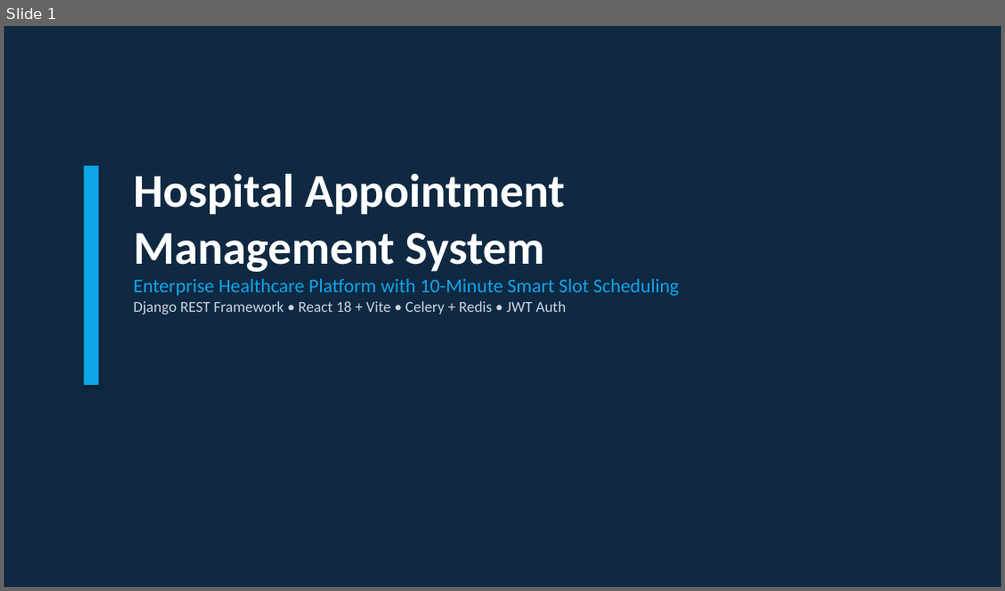
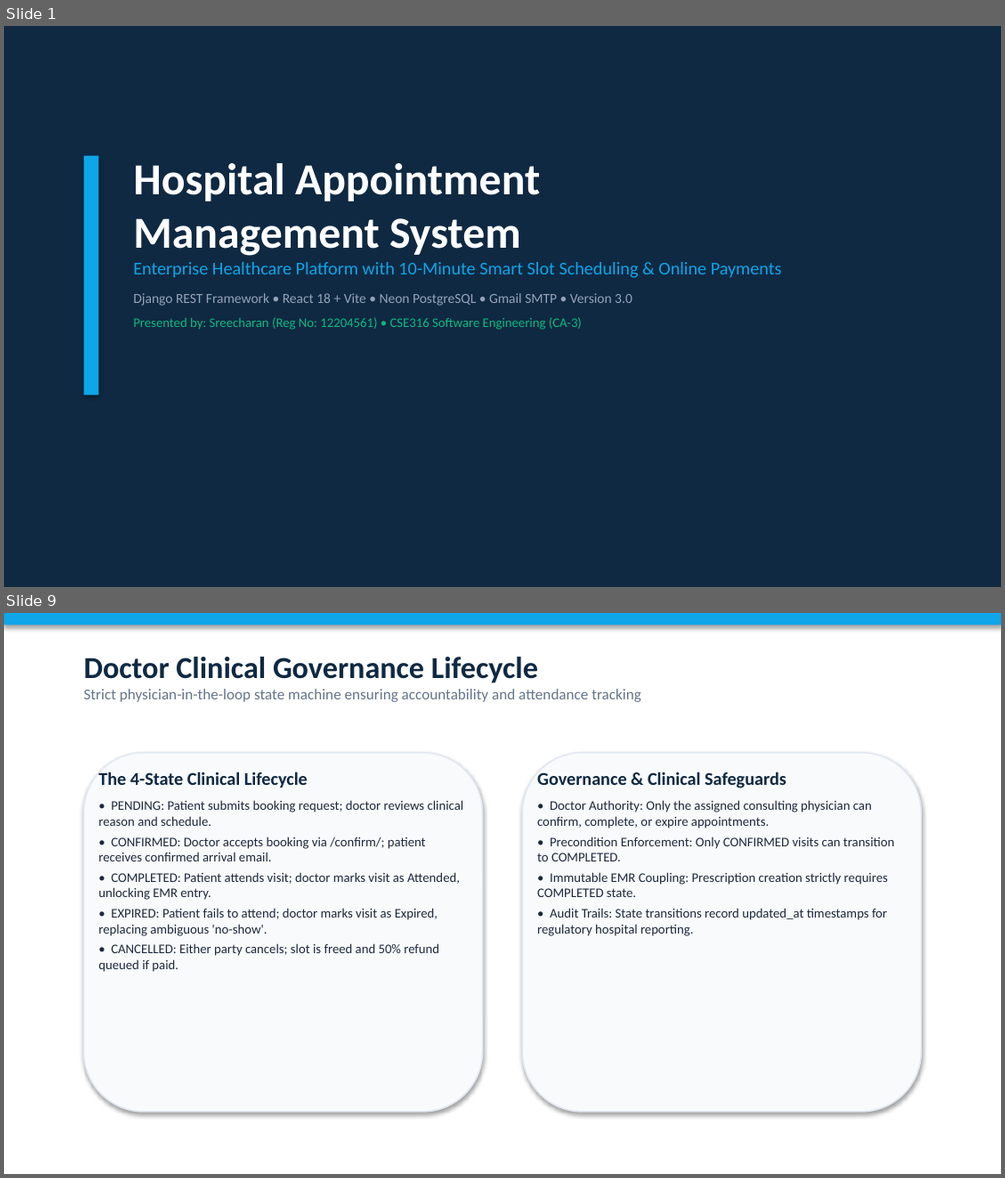
Before and after one commit to Sreecharan01/Hospital-Management-System, a slide deck: hospital_management_system.pptx. Shown one above the other, each under a label of ours: slide 1 before the commit, slides 1 and 9 after it; the slides between them are not shown. The pictures are 1005x591 and 1005x1178 pixels, drawn with LibreOffice and Linux fonts; fonts in the diff are those of the drawing. Boxes give left, top, right and bottom in pixels: in the first picture for what was removed or moved away, otherwise in the second. Text is boxed around its words. In the diff, an @@ line names an element or a change of style, - is before the commit and + after.

Commit message:
feat(presentation): update 16-slide PPTX with INR payments, 50% refund, live Gmail SMTP, and cloud deployment

```diff
--- a/hospital_management_system.pptx
+++ b/hospital_management_system.pptx
@@ slide 9 added at (4, 613, 1001, 1174), background #FFFFFF @@
@@ rectangle added at (4, 613, 1001, 625), fill #0EA5E9 @@
@@ text added at (84, 657, 641, 702), 11 pt, text #64748B @@
+Doctor Clinical Governance Lifecycle
+Strict physician-in-the-loop state machine ensuring accountability and attendance tracking
@@ rounded rectangle added at (84, 753, 483, 1111), fill #F8FAFC, outline #E2E8F0 1 pt @@
@@ text added at (98, 771, 464, 972), 9.5 pt, text #1E293B @@
+The 4-State Clinical Lifecycle
+• PENDING: Patient submits booking request; doctor reviews clinical reason and schedule.
+• CONFIRMED: Doctor accepts booking via /confirm/; patient receives confirmed arrival email.
+• COMPLETED: Patient attends visit; doctor marks visit as Attended, unlocking EMR entry.
+• EXPIRED: Patient fails to attend; doctor marks visit as Expired, replacing ambiguous 'no-show'.
+• CANCELLED: Either party cancels; slot is freed and 50% refund queued if paid.
@@ rounded rectangle added at (522, 753, 921, 1111), fill #F8FAFC, outline #E2E8F0 1 pt @@
@@ text added at (537, 771, 894, 936), 9.5 pt, text #1E293B @@
+Governance & Clinical Safeguards
+• Doctor Authority: Only the assigned consulting physician can confirm, complete, or expire appointments.
+• Precondition Enforcement: Only CONFIRMED visits can transition to COMPLETED.
+• Immutable EMR Coupling: Prescription creation strictly requires COMPLETED state.
+• Audit Trails: State transitions record updated_at timestamps for regulatory hospital reporting.
@@ slide 1 changed as well @@
@@ rectangle: place and size @@
-rectangle at (84, 166, 98, 385)
+rectangle at (84, 156, 98, 394)
@@ text "Hospital Appointment Management System": place and size @@
-text "Hospital Appointment Management System" at (133, 174, 679, 314)
+text "Hospital Appointment Management System" at (133, 163, 782, 329)
@@ text at (133, 163, 540, 256): size 34 to 32 pt in "Hospital Appointment Management System" @@
@@ text at (133, 262, 782, 329): text changed; size 14 to 13 pt @@
-Enterprise Healthcare Platform with 10-Minute Smart Slot Scheduling
-Django REST Framework • React 18 + Vite • Celery + Redis • JWT Auth
+Enterprise Healthcare Platform with 10-Minute Smart Slot Scheduling & Online Payments
+Django REST Framework • React 18 + Vite • Neon PostgreSQL • Gmail SMTP • Version 3.0
+Presented by: Sreecharan (Reg No: 12204561) • CSE316 Software Engineering (CA-3)
```
Also in this commit, not shown: 14 other slides added, 13 slides removed, 1 other file.
